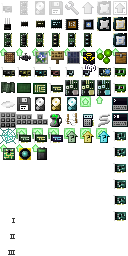
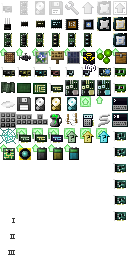
Layers edited between the first and the second 128 × 256 image:
painted on "items" (2nd of 2, in "items") over [20, 105, 79, 160]
